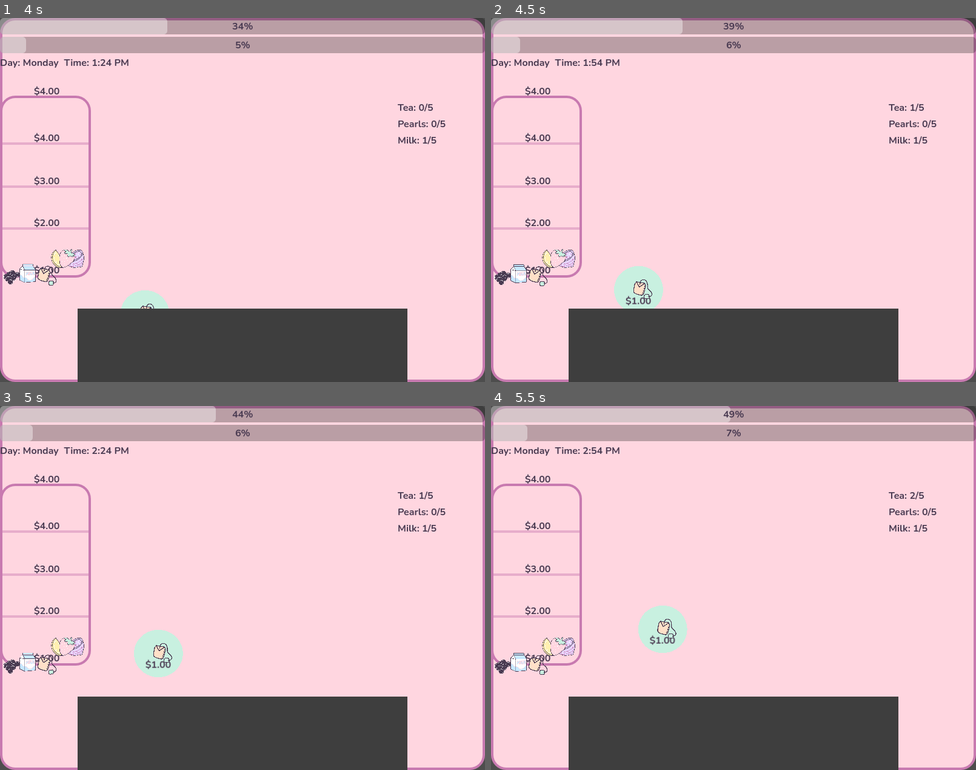
Above: before the commit, frames 1-4 (two rows, left to right).
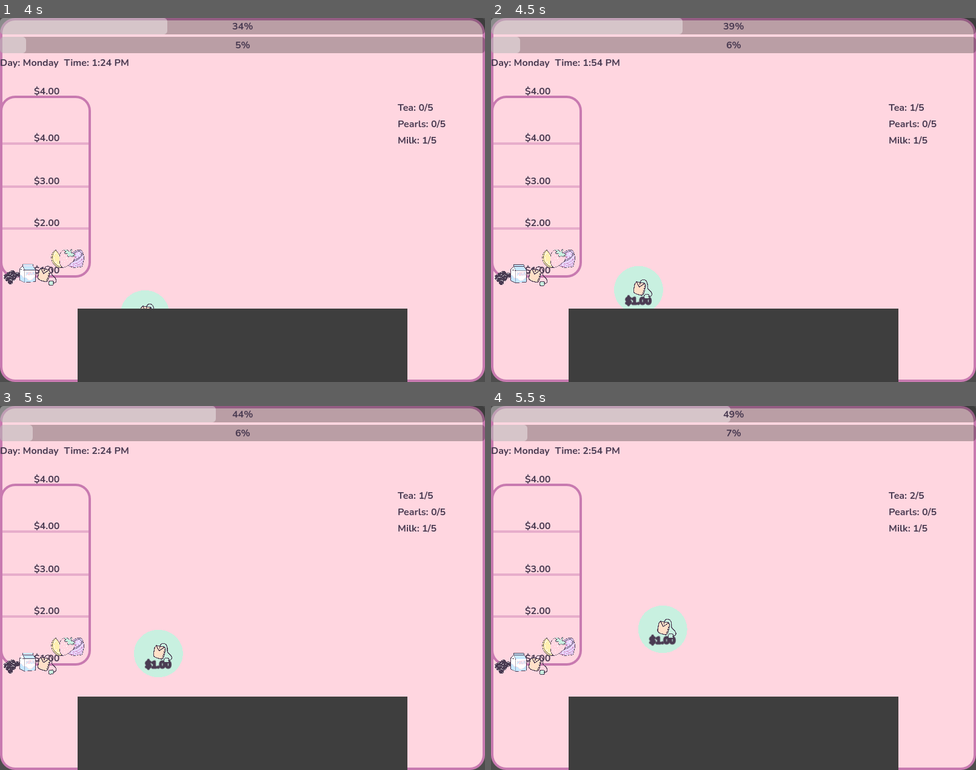
Above: after the commit, the same moments.

Repository: TannerHamilton123/boba-broker
Game: Godot game, scene res://scenes/titlescreen.tscn
Two runs of this game, one before a commit and one after it. Both use one fixed random seed, a clock stepped at 60 frames per second and the inputs below.
Inputs (mouse positions are in pixels of both pictures, inside the frame that each line leads up to):
- Up to frame 1 (4 s): click "PLAY" at 0.5 s; move the mouse to (349, 181) at 1.27 s; click (349, 181) at 1.42 s; drag from (363, 356) to (218, 272) at 2.02 s; move the mouse to (291, 119) at 2.77 s; click (291, 119) at 2.92 s; drag from (218, 272) to (97, 145) at 3.52 s
- Up to frame 2 (4.5 s): drag from (699, 349) to (636, 301) at 4.27 s
- Up to frame 3 (5 s): no input
- Up to frame 4 (5.5 s): drag from (811, 748) to (651, 653) at 5.02 s

Frame 1 is identical in both runs. In frame 2, 0.1% of the frame differs, in the area x 27-34%, y 76-80%; in frame 3, 0.1%; in frame 4, 0.1%, in the area x 32-39%, y 62-66%.

Commit message:
Add Brown Sugar outline to price label for readability
6px outline in #4A3B52 (Brown Sugar) keeps the text legible against
light bubble colors, especially the cream/white midpoint.

https://claude.ai/code/session_017JreXpnhT3WaF2a4JbQ7UE

Diff:
--- a/scripts/deal_bubble.gd
+++ b/scripts/deal_bubble.gd
@@ -67,6 +67,8 @@
 			add_child(sprite)
 	$CollisionShape2D/Circle.modulate = _price_color(price)
 	$Price.text = "$%.2f" % price
+	$Price.add_theme_constant_override("outline_size", 6)
+	$Price.add_theme_color_override("font_outline_color", Color.html("4A3B52"))
 
 # $1 → Matcha Mint (#C8F0E0), $2.50 → Cream (#FFF8F0), $5 → Rose (#FFB8C8)
 func _price_color(p: float) -> Color:
